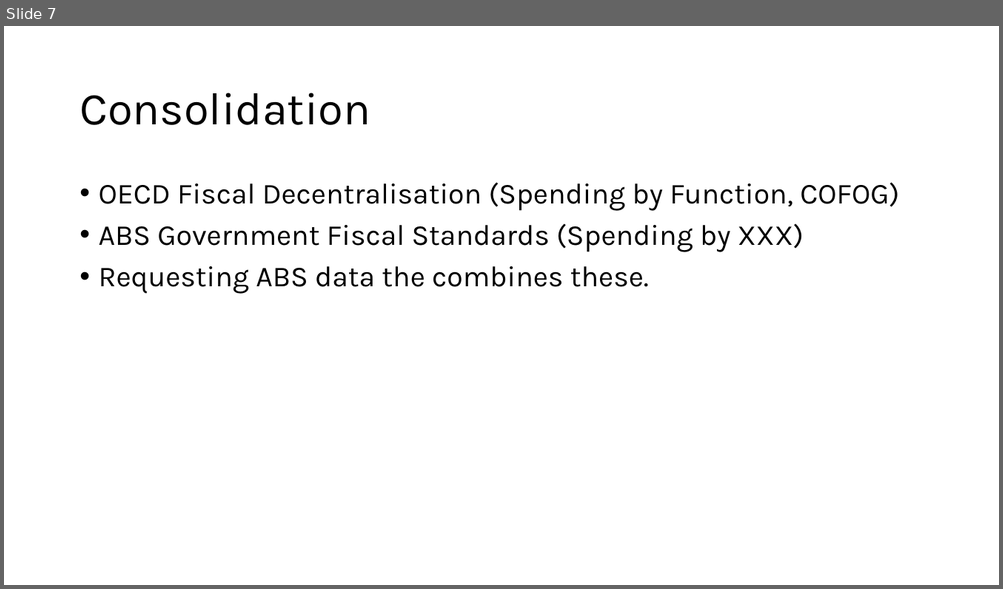
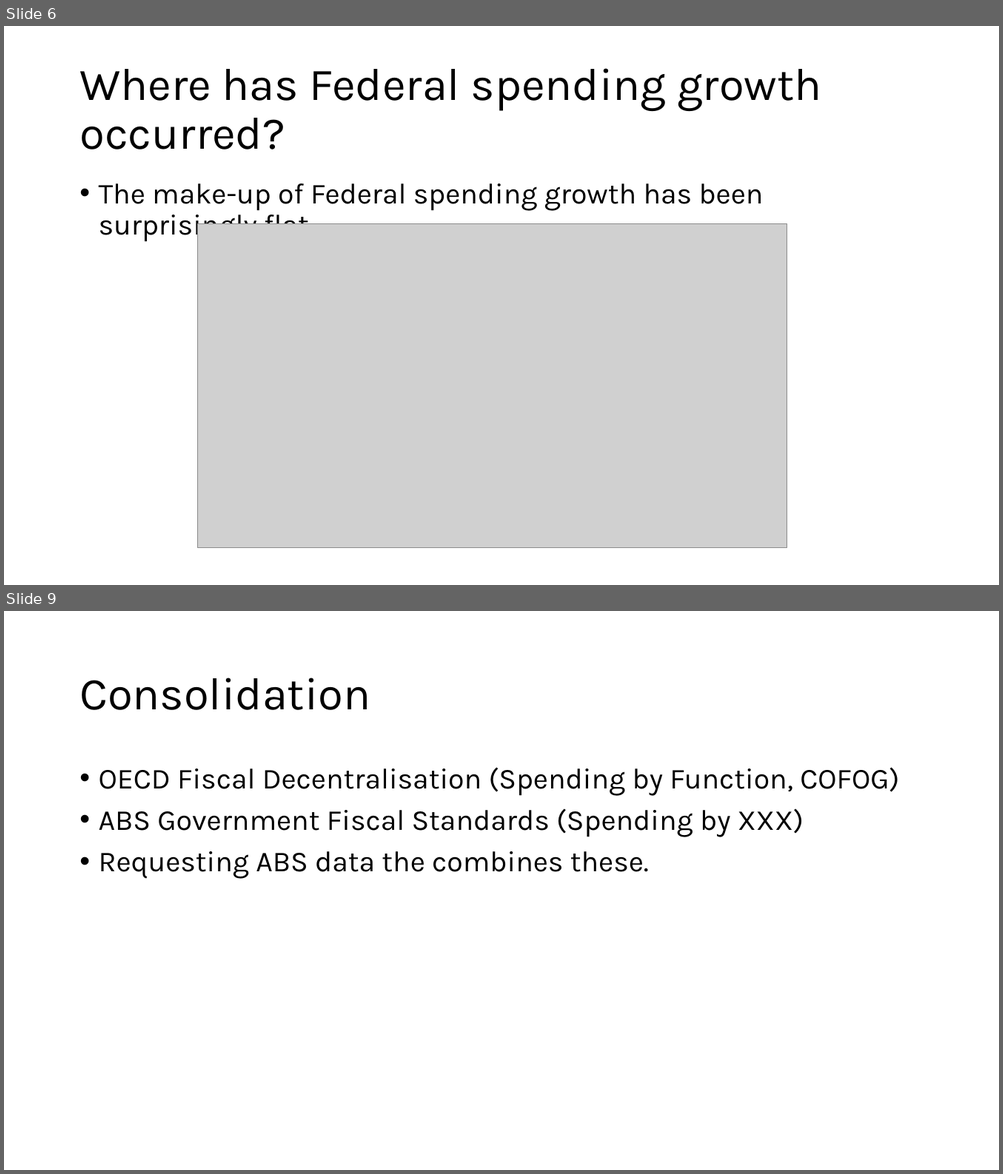
Before and after one commit to Zjub/TVHENZ, a slide deck: e61 Projects/Fiscal sustainability/OECD comparison/Initial external plans.pptx. Shown one above the other, each under a label of ours: slide 7 before the commit, slides 6 and 9 after it; the slides between them are not shown. The pictures are 1003x589 and 1003x1174 pixels, drawn with LibreOffice and Linux fonts; fonts in the diff are those of the drawing; grey boxes stand for pictures. Boxes give left, top, right and bottom in pixels: in the first picture for what was removed or moved away, otherwise in the second. Text is boxed around its words. In the diff, an @@ line names an element or a change of style, - is before the commit and + after.

```diff
--- a/e61 Projects/Fiscal sustainability/OECD comparison/Initial external plans.pptx
+++ b/e61 Projects/Fiscal sustainability/OECD comparison/Initial external plans.pptx
@@ slide 6 added at (4, 26, 999, 585), background #FFFFFF @@
@@ title added at (79, 68, 821, 150), 44 pt, text #000000 @@
+Where has Federal spending growth occurred?
@@ text added at (99, 184, 763, 242), 28 pt, text #000000 @@
+• The make-up of Federal spending growth has been surprisingly flat
@@ picture added at (197, 224, 787, 548) @@
@@ what was slide 7 is now slide 9 @@
```
Also in this commit, not shown: 9 slides changed, 5 other slides added, 3 slides removed.
